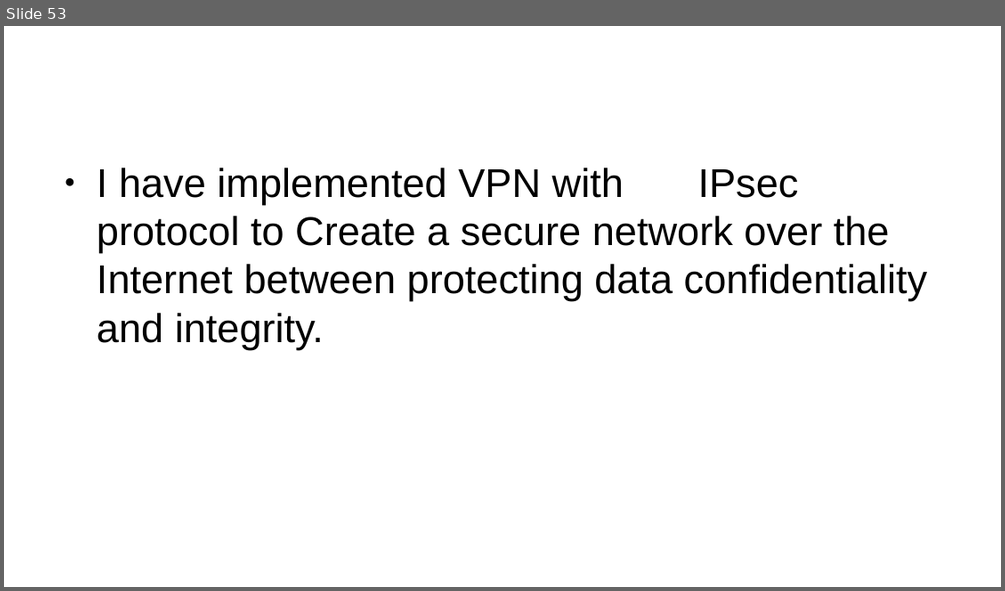
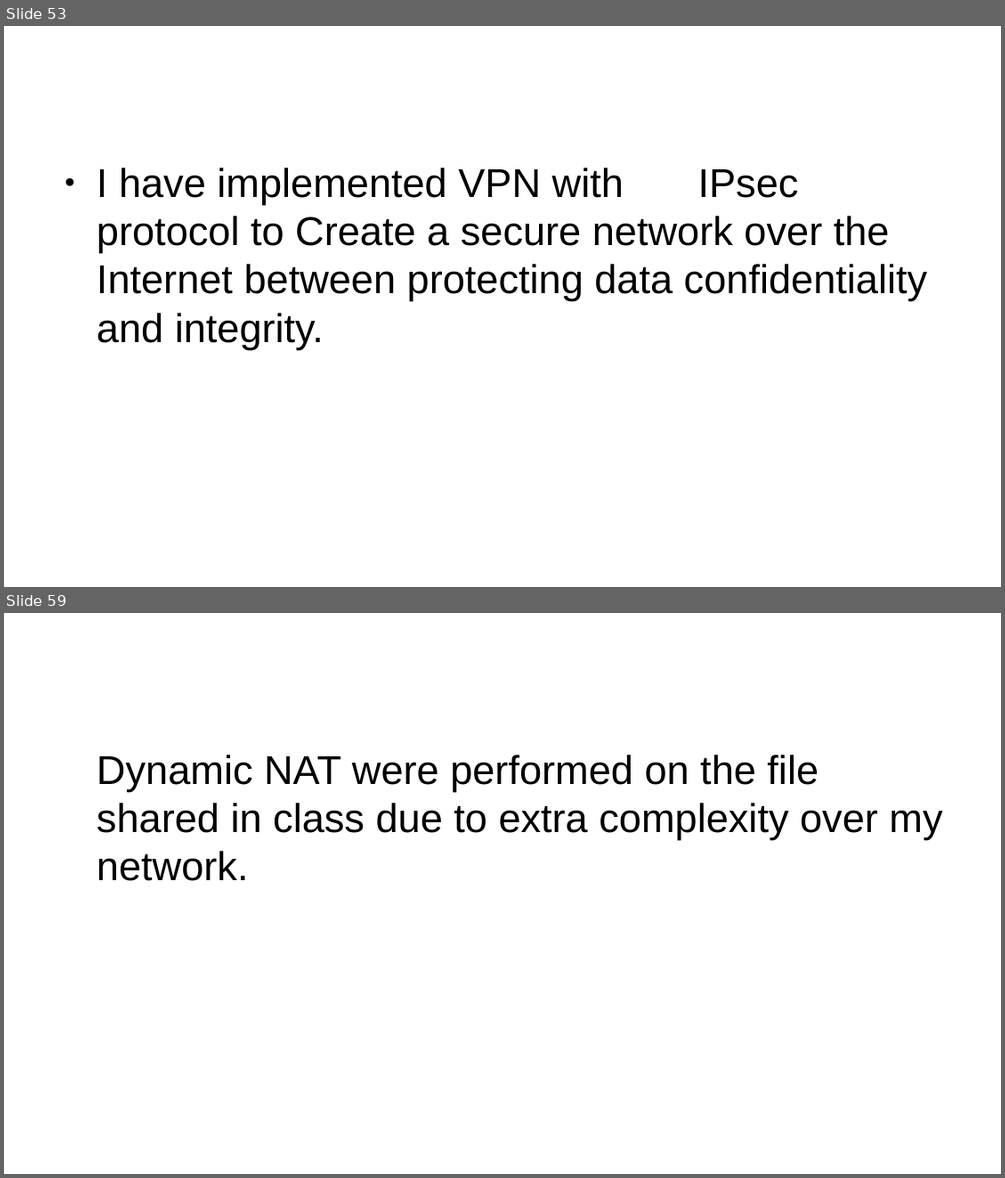
Before and after one commit to Advanced-Diploma-of-IT-Tel-Network-Eng/Assessments, a slide deck: TERM1-BLOCK1/2-ICTNWK541-Configure_Verify_Troubleshoot_WAN_links-IP_services/Assessmet_Task2/Task2/PacketTracer/guide-presentation.pptx. Shown one above the other, each under a label of ours: slide 53 before the commit, slides 53 and 59 after it; the slides between them are not shown. The pictures are 1005x591 and 1005x1178 pixels, drawn with LibreOffice and Linux fonts; fonts in the diff are those of the drawing. Boxes give left, top, right and bottom in pixels: in the first picture for what was removed or moved away, otherwise in the second. Text is boxed around its words. In the diff, an @@ line names an element or a change of style, - is before the commit and + after.

```diff
--- a/TERM1-BLOCK1/2-ICTNWK541-Configure_Verify_Troubleshoot_WAN_links-IP_services/Assessmet_Task2/Task2/PacketTracer/guide-presentation.pptx
+++ b/TERM1-BLOCK1/2-ICTNWK541-Configure_Verify_Troubleshoot_WAN_links-IP_services/Assessmet_Task2/Task2/PacketTracer/guide-presentation.pptx
@@ slide 59 added at [4, 613, 1001, 1174], background #FFFFFF @@
@@ text added at [97, 755, 942, 881], 32 pt, text #000000 @@
+Dynamic NAT were performed on the file shared in class due to extra complexity over my network.
```
Also in this commit, not shown: 5 other slides added, 6 slides removed, 1 other file.
